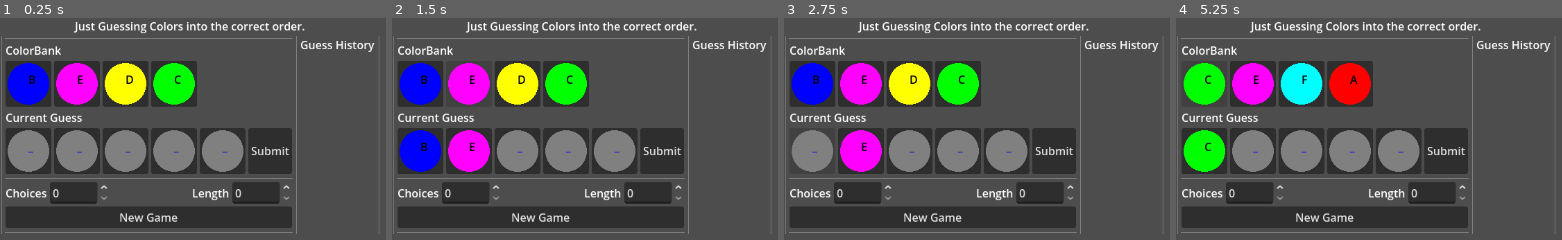
Above: before the commit, frames 1-4 (left to right).
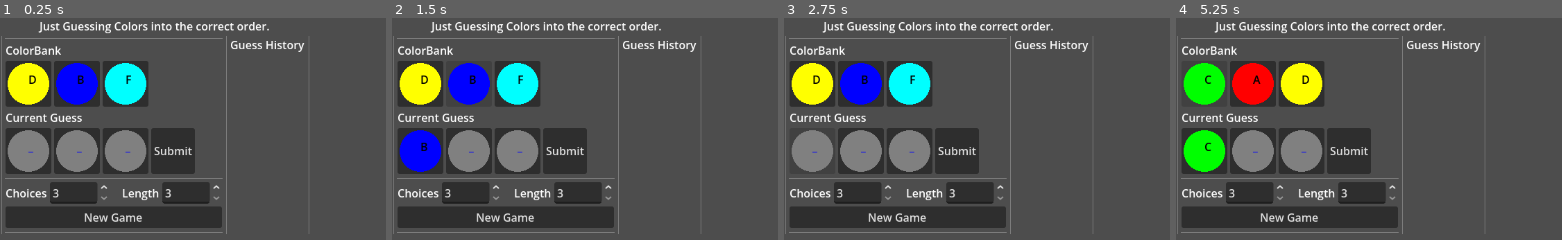
Above: after the commit, the same moments.

Repository: nightbat13131/pokemon_type_master
Game: Godot game, scene res://modes/standard_mode.tscn
The game is run twice, just before and just after one commit, with the same random seed, the same clock (stepped at 60 frames per second) and the same inputs. Before the commit the project starts from res://standard_mode.tscn.
Inputs (mouse positions are in pixels of both pictures, inside the frame that each line leads up to):
- Up to frame 1 (0.25 s): no input
- Up to frame 2 (1.5 s): click "A" at 0.5 s; click (469, 84) at 1.25 s, where only the run before the commit has a clickable "_"
- Up to frame 3 (2.75 s): click "A" at 2 s
- Up to frame 4 (5.25 s): click "A" at 2.75 s; click "New Game" at 3.5 s; click "New Game" at 4.25 s; click (1203, 84) at 5.02 s

The runs differ from the first frame. In frame 1, 22% of the frame differs, in the area x 1-98%, y 1-98%; in frame 2, 23%; in frame 3, 23%; in frame 4, 20%.

Commit message:
rock paper scisors working

Diff:
--- a/choices/choice.gd
+++ b/choices/choice.gd
@@ -1,3 +1,4 @@
+@tool
 class_name Choice extends Resource
 
 @export var text: String
@@ -11,6 +12,8 @@
 func remote_draw(node: CanvasItem, center: Vector2) -> void:
 	_common_draw(node, center, background_color, text_color, text)
 
+#func get_type_result(_attacker: Choice) -> Guess.TypingMatch: return Guess.TypingMatch.NA
+
 static func _common_draw(node: CanvasItem, center: Vector2, bg_color: Color, tx_color: Color, string: String) -> void:
 	node.draw_circle(center, DRAW_RADIUS, bg_color)
 	if font == null:
--- /dev/null
+++ b/choices/choice_pairs.gd
@@ -0,0 +1,23 @@
+class_name TypePairs extends Resource
+
+@export var a_ : Choice
+@export var b_ : Choice
+@export var a_b_result : Guess.TypingMatch
+@export var b_a_result : Guess.TypingMatch
+
+var _both : Array[Choice] : get = get_both
+
+func get_results(attacker: Choice, defender: Choice) -> Guess.TypingMatch:
+	if a_ == attacker and b_ == defender:
+		return a_b_result
+	elif a_ == defender and b_ == attacker:
+		return b_a_result
+	return Guess.TypingMatch.INVALID
+
+func is_included(focus: Choice) -> bool: return _both.has(focus)
+
+func get_both() -> Array[Choice]:
+	if _both.is_empty():
+		_both.append(a_)
+		_both.append(b_)
+	return _both
--- /dev/null
+++ b/choices/r_p_s/p_s.tres
@@ -0,0 +1,13 @@
+[gd_resource type="Resource" script_class="TypePairs" format=3 uid="uid://b3tb4sdje5vh6"]
+
+[ext_resource type="Script" uid="uid://cwdb12m8bbdj" path="res://choices/choice_pairs.gd" id="1_bp3dk"]
+[ext_resource type="Resource" uid="uid://s34syr707lcn" path="res://choices/r_p_s/paper.tres" id="1_itt21"]
+[ext_resource type="Resource" uid="uid://b2nnyswfkkn1h" path="res://choices/r_p_s/scisors.tres" id="2_bl0li"]
+
+[resource]
+script = ExtResource("1_bp3dk")
+a_ = ExtResource("1_itt21")
+b_ = ExtResource("2_bl0li")
+a_b_result = 2
+b_a_result = 1
+metadata/_custom_type_script = "uid://cwdb12m8bbdj"
--- /dev/null
+++ b/choices/r_p_s/paper.tres
@@ -0,0 +1,10 @@
+[gd_resource type="Resource" script_class="Choice" format=3 uid="uid://s34syr707lcn"]
+
+[ext_resource type="Script" uid="uid://csorft80wcwdu" path="res://choices/choice.gd" id="1_ltwr5"]
+
+[resource]
+script = ExtResource("1_ltwr5")
+text = "[ ]"
+background_color = Color(0.93574435, 0.8617784, 0.7096136, 1)
+text_color = Color(0.21656296, 0.09934469, 0.37544912, 1)
+metadata/_custom_type_script = "uid://cwdb12m8bbdj"
--- /dev/null
+++ b/choices/r_p_s/r_p.tres
@@ -0,0 +1,13 @@
+[gd_resource type="Resource" script_class="TypePairs" format=3 uid="uid://bj1lk7h6vps6c"]
+
+[ext_resource type="Resource" uid="uid://buscd0ifjj4m5" path="res://choices/r_p_s/rock.tres" id="1_3vxhp"]
+[ext_resource type="Resource" uid="uid://s34syr707lcn" path="res://choices/r_p_s/paper.tres" id="2_joce7"]
+[ext_resource type="Script" uid="uid://cwdb12m8bbdj" path="res://choices/choice_pairs.gd" id="3_1npl3"]
+
+[resource]
+script = ExtResource("3_1npl3")
+a_ = ExtResource("1_3vxhp")
+b_ = ExtResource("2_joce7")
+a_b_result = 2
+b_a_result = 1
+metadata/_custom_type_script = "uid://cwdb12m8bbdj"
--- /dev/null
+++ b/choices/r_p_s/rock.tres
@@ -0,0 +1,10 @@
+[gd_resource type="Resource" script_class="Choice" format=3 uid="uid://buscd0ifjj4m5"]
+
+[ext_resource type="Script" uid="uid://csorft80wcwdu" path="res://choices/choice.gd" id="1_wxd7n"]
+
+[resource]
+script = ExtResource("1_wxd7n")
+text = "@"
+background_color = Color(0.2851994, 0.18629012, 0.03319205, 1)
+text_color = Color(0.66413754, 0.7914957, 0.7558213, 1)
+metadata/_custom_type_script = "uid://cwdb12m8bbdj"
--- /dev/null
+++ b/choices/r_p_s/s_r.tres
@@ -0,0 +1,13 @@
+[gd_resource type="Resource" script_class="TypePairs" format=3 uid="uid://cc1a3ghdjka1s"]
+
+[ext_resource type="Resource" uid="uid://b2nnyswfkkn1h" path="res://choices/r_p_s/scisors.tres" id="1_nwiwr"]
+[ext_resource type="Script" uid="uid://cwdb12m8bbdj" path="res://choices/choice_pairs.gd" id="1_p0c5d"]
+[ext_resource type="Resource" uid="uid://buscd0ifjj4m5" path="res://choices/r_p_s/rock.tres" id="2_83gxc"]
+
+[resource]
+script = ExtResource("1_p0c5d")
+a_ = ExtResource("1_nwiwr")
+b_ = ExtResource("2_83gxc")
+a_b_result = 2
+b_a_result = 1
+metadata/_custom_type_script = "uid://cwdb12m8bbdj"
--- /dev/null
+++ b/choices/r_p_s/scisors.tres
@@ -0,0 +1,9 @@
+[gd_resource type="Resource" script_class="Choice" format=3 uid="uid://b2nnyswfkkn1h"]
+
+[ext_resource type="Script" uid="uid://csorft80wcwdu" path="res://choices/choice.gd" id="1_t4uq1"]
+
+[resource]
+script = ExtResource("1_t4uq1")
+text = "8<"
+background_color = Color(0.30323282, 0.30323282, 0.30323282, 1)
+metadata/_custom_type_script = "uid://cwdb12m8bbdj"
--- /dev/null
+++ b/choices/r_p_s/void.tres
@@ -0,0 +1,9 @@
+[gd_resource type="Resource" script_class="Choice" format=3 uid="uid://c55dohvden31p"]
+
+[ext_resource type="Script" uid="uid://csorft80wcwdu" path="res://choices/choice.gd" id="1_2wntp"]
+
+[resource]
+script = ExtResource("1_2wntp")
+text = " x"
+background_color = Color(0.49428344, 0.2355524, 0.7425048, 1)
+metadata/_custom_type_script = "uid://csorft80wcwdu"
--- a/display_choice.gd
+++ b/display_choice.gd
@@ -12,6 +12,7 @@
 
 @export var _choice: Choice #: set = set_choice
 var _index := -1 : set = set_index
+var _result_type := Guess.TypingMatch.INVALID
 
 func _ready() -> void:
 	set_custom_minimum_size(SIZE)
@@ -39,6 +40,10 @@
 
 	queue_redraw()
 
+func set_result_type(result: Guess.TypingMatch ) -> void:
+	_result_type = result
+	queue_redraw()
+
 func drop_in_choice(resource: Choice) -> void:
 	if is_guess_choice():
 		set_choice(resource, _is_current_guess)
@@ -54,6 +59,7 @@
 
 func _draw() -> void:
 	remote_draw(self,  size * .5)
+	Guess.draw_match_type(self, _result_type)
 
 func remote_draw(node: CanvasItem, center: Vector2) -> void:
 	if _choice:
--- a/display_color_bank.gd
+++ b/display_color_bank.gd
@@ -11,21 +11,24 @@
 	var display: DisplayChoice
 	var choice: Choice
 	for index in range(max(get_child_count(), list.size())):
-		choice = list.get(index)
+		if index >= list.size():
+			choice = null
+		else:
+			choice = list.get(index)
 		if get_child_count() <= index:
 			add_child(DisplayChoice.new())
 		display = get_child(index)
-
+		display.set_choice(choice)
 		if choice:
-			display.set_choice(choice)
+			display.show()
 		else:
 			display.hide()
-		_update_choice(index, list[index])
+		#_update_choice(index, choice)
 
-func _update_choice(index: int, choice: Choice) -> void:
-	var current_choice : DisplayChoice = get_child(index)
-	assert(current_choice != null)
-	current_choice.set_choice(choice)
+#func _update_choice(index: int, choice: Choice) -> void:
+	#var current_choice : DisplayChoice = get_child(index)
+	#assert(current_choice != null)
+	#current_choice.set_choice(choice)
 
 func _on_child_entered_tree(node: Node) -> void:
 	if node is DisplayChoice:
--- a/guess.gd
+++ b/guess.gd
@@ -2,6 +2,9 @@
 
 const UNIT = DisplayChoice.SIZE.x *.5
 const RESULT_RADIUS = UNIT *.45
+
+static var _type_pairings : Array[TypePairs]
+static var _tester : PairingTester
 
 enum MatchType {
 	NO_MATCH = 0,
@@ -9,30 +12,44 @@
 	WRONG_POS = 2,
 }
 
-var _results : Array[MatchType]
+enum TypingMatch {
+	INVALID = -1,
+	NA = 0,
+	WIN = 1,
+	LOSS = 2
+}
+
+var _results_match : Array[MatchType]
+var _results_type : Array[TypingMatch]
 
 func check_answer(answer: Answer) -> void:
 	assert(answer.size() == self.size())
 	var _answer : Array[Choice] = answer.get_copy_choices()
 	var _guess : Array[Choice] = self.get_copy_choices()
+	var current_answer : Choice
+	var current_guess: Choice
 	for index in range(size()):
-		if _answer[index] == _guess[index]:
-			_results.append(MatchType.PERFECT)
+		current_answer = _answer[index]
+		current_guess = _guess[index]
+		_results_type.append(_tester.attack_result(current_guess, current_answer))
+		if current_answer == current_guess:
+			_results_match.append(MatchType.PERFECT)
 			_answer[index] = null
 			_guess[index] = null
 	for remaining_guess in _guess:
 		if remaining_guess != null:
 			if _answer.has(remaining_guess):
-				_results.append(MatchType.WRONG_POS)
+				_results_match.append(MatchType.WRONG_POS)
 				_answer.erase(remaining_guess)
 	for remaining_answer in _answer:
 		if remaining_answer != null:
-			_results.append(MatchType.NO_MATCH)
-	print(_results)
+			_results_match.append(MatchType.NO_MATCH)
+	#print(_results_match)
+	print(_results_type)
 
 func is_correct() -> bool:
-	assert(!_results.is_empty())
-	for result in _results:
+	assert(!_results_match.is_empty())
+	for result in _results_match:
 		if result != MatchType.PERFECT:
 			return false
 	return true
@@ -62,7 +79,7 @@
 			if index >= size():
 				break
 			center.x += DisplayChoice.SIZE.y * .5
-			match _results[index]:
+			match _results_match[index]:
 				MatchType.NO_MATCH:
 					_draw_no_match(node, center)
 				MatchType.PERFECT:
@@ -79,3 +96,53 @@
 
 func _draw_no_match(node: CanvasItem, center: Vector2) -> void:
 	node.draw_circle(center, RESULT_RADIUS * .1, Color.BLACK, true)
+
+static func set_type_pairings(list: Array[TypePairs]) -> void:
+	_type_pairings = list
+	_tester = PairingTester.new(list)
+
+static func draw_match_type(node: CanvasItem, type_match: TypingMatch ) -> void:
+	var text := ""
+	match type_match:
+		TypingMatch.NA, TypingMatch.INVALID:
+			return
+		TypingMatch.WIN:
+			text = "W"
+		TypingMatch.LOSS:
+			text = "L"
+		_:
+			"?"
+	var font : Font = node.get_theme_default_font()
+	node.draw_char(font, Vector2.DOWN * 15, text)
+
+func apply_display_index(node: DisplayChoice, index: int) -> void:
+	node.set_choice(get_choice(index))
+	node.set_result_type(_results_type.get(index))
+	node.set_index(index)
+
+class PairingTester:
+	var _type_pairings : Array[TypePairs]
+	var _type_pairs : Dictionary[Choice, Array]
+
+	func _init(pairings: Array[TypePairs]) -> void:
+		_type_pairings = pairings
+		_type_pairs = {}
+
+	func attack_result(attacker: Choice, defender: Choice) -> TypingMatch:
+		if _type_pairings.is_empty():
+			return Guess.TypingMatch.NA
+		if !_type_pairs.keys().has(attacker):
+			_populate_dictionary(attacker)
+		var temp_ : TypingMatch
+		for each_pair: TypePairs in _type_pairs[attacker]:
+			temp_ = each_pair.get_results(attacker, defender)
+			if ![TypingMatch.NA, TypingMatch.INVALID].has(temp_):
+				return temp_
+		return TypingMatch.NA
+
+	func _populate_dictionary(focus: Choice):
+		assert(!_type_pairs.keys().has(focus))
+		_type_pairs[focus] = []
+		for pairing in _type_pairings:
+			if pairing.is_included(focus):
+				_type_pairs[focus].append(pairing)
--- /dev/null
+++ b/modes/rps_mode.tscn
@@ -0,0 +1,31 @@
+[gd_scene format=3 uid="uid://okhi2yrlvprk"]
+
+[ext_resource type="PackedScene" uid="uid://dksbowieubfb4" path="res://modes/standard_mode.tscn" id="1_2q437"]
+[ext_resource type="Script" uid="uid://csorft80wcwdu" path="res://choices/choice.gd" id="2_b7o3g"]
+[ext_resource type="Resource" uid="uid://s34syr707lcn" path="res://choices/r_p_s/paper.tres" id="3_4yiwe"]
+[ext_resource type="Resource" uid="uid://buscd0ifjj4m5" path="res://choices/r_p_s/rock.tres" id="4_v7cd8"]
+[ext_resource type="Resource" uid="uid://b2nnyswfkkn1h" path="res://choices/r_p_s/scisors.tres" id="5_b7o3g"]
+[ext_resource type="Resource" uid="uid://c55dohvden31p" path="res://choices/r_p_s/void.tres" id="6_acgrr"]
+[ext_resource type="Script" uid="uid://cwdb12m8bbdj" path="res://choices/choice_pairs.gd" id="7_acgrr"]
+[ext_resource type="Resource" uid="uid://b3tb4sdje5vh6" path="res://choices/r_p_s/p_s.tres" id="8_3hm34"]
+[ext_resource type="Resource" uid="uid://bj1lk7h6vps6c" path="res://choices/r_p_s/r_p.tres" id="9_ty3yw"]
+[ext_resource type="Resource" uid="uid://cc1a3ghdjka1s" path="res://choices/r_p_s/s_r.tres" id="10_660fc"]
+
+[node name="RPSGame" unique_id=1501791113 instance=ExtResource("1_2q437")]
+all_choices = Array[ExtResource("2_b7o3g")]([ExtResource("3_4yiwe"), ExtResource("4_v7cd8"), ExtResource("5_b7o3g"), ExtResource("6_acgrr")])
+all_type_pairings = Array[ExtResource("7_acgrr")]([ExtResource("8_3hm34"), ExtResource("9_ty3yw"), ExtResource("10_660fc")])
+
+[node name="Label" parent="CanvasLayer/Control/VBoxContainer" parent_id_path=PackedInt32Array(5879408) index="0" unique_id=1816807997]
+text = "Rock - Paper - Scissors - Noid"
+
+[node name="Label" parent="CanvasLayer/Control/VBoxContainer/HBoxContainer/VBoxContainer/GameConfigHolder" parent_id_path=PackedInt32Array(1878683474) index="0" unique_id=1674793125]
+visible = false
+
+[node name="SpinBoxChoices" parent="CanvasLayer/Control/VBoxContainer/HBoxContainer/VBoxContainer/GameConfigHolder" parent_id_path=PackedInt32Array(1878683474) index="1" unique_id=1724085622]
+visible = false
+min_value = 4.0
+max_value = 4.0
+value = 4.0
+
+[node name="Control" parent="CanvasLayer/Control/VBoxContainer/HBoxContainer/VBoxContainer/GameConfigHolder" parent_id_path=PackedInt32Array(1878683474) index="2" unique_id=1095287257]
+visible = false
--- a/standard_mode.tscn
+++ b/modes/standard_mode.tscn
@@ -3,12 +3,12 @@
 [ext_resource type="Script" uid="uid://b6q7r7rw5ixug" path="res://standard_mode.gd" id="1_f3t8m"]
 [ext_resource type="Script" uid="uid://dtxdsmpyqyt0e" path="res://display_choice.gd" id="1_wkdu1"]
 [ext_resource type="Script" uid="uid://csorft80wcwdu" path="res://choices/choice.gd" id="2_bgpbx"]
-[ext_resource type="Resource" uid="uid://bpxca8gb3gxu7" path="res://choices/choice_a.tres" id="2_bpedg"]
-[ext_resource type="Resource" uid="uid://bsws860m1c0w5" path="res://choices/choice_b.tres" id="4_ylphj"]
-[ext_resource type="Resource" uid="uid://6al0ihlbivqh" path="res://choices/choice_c.tres" id="5_b0vwh"]
-[ext_resource type="Resource" uid="uid://drwphtqjy84hp" path="res://choices/choice_d.tres" id="6_ows0h"]
-[ext_resource type="Resource" uid="uid://b0s5kbhvup2el" path="res://choices/choice_e.tres" id="7_dyq4x"]
-[ext_resource type="Resource" uid="uid://hwtk1tvag4gy" path="res://choices/choice_f.tres" id="8_snfdw"]
+[ext_resource type="Resource" uid="uid://bpxca8gb3gxu7" path="res://choices/color/choice_a.tres" id="2_bpedg"]
+[ext_resource type="Resource" uid="uid://bsws860m1c0w5" path="res://choices/color/choice_b.tres" id="4_ylphj"]
+[ext_resource type="Resource" uid="uid://6al0ihlbivqh" path="res://choices/color/choice_c.tres" id="5_b0vwh"]
+[ext_resource type="Resource" uid="uid://drwphtqjy84hp" path="res://choices/color/choice_d.tres" id="6_ows0h"]
+[ext_resource type="Resource" uid="uid://b0s5kbhvup2el" path="res://choices/color/choice_e.tres" id="7_dyq4x"]
+[ext_resource type="Resource" uid="uid://hwtk1tvag4gy" path="res://choices/color/choice_f.tres" id="8_snfdw"]
 [ext_resource type="Script" uid="uid://v0nue108imw8" path="res://display_color_bank.gd" id="9_ylphj"]
 [ext_resource type="Script" uid="uid://4xn0uyebpn57" path="res://display_current_guess.gd" id="11_b0vwh"]
 [ext_resource type="Script" uid="uid://cdgtrpefs1c4y" path="res://guess_history.gd" id="11_dyq4x"]
@@ -21,9 +21,6 @@
 all_choices = Array[ExtResource("2_bgpbx")]([ExtResource("2_bpedg"), ExtResource("4_ylphj"), ExtResource("5_b0vwh"), ExtResource("6_ows0h"), ExtResource("7_dyq4x"), ExtResource("8_snfdw")])
 
 [node name="CanvasLayer" type="CanvasLayer" parent="." unique_id=1325693386]
-
-[node name="MouseHelper" type="Node2D" parent="CanvasLayer" unique_id=1479412093]
-script = ExtResource("14_snfdw")
 
 [node name="Control" type="Control" parent="CanvasLayer" unique_id=2072830351]
 layout_mode = 3
@@ -73,21 +70,6 @@
 layout_mode = 2
 script = ExtResource("9_ylphj")
 
-[node name="Control" type="Button" parent="CanvasLayer/Control/VBoxContainer/HBoxContainer/VBoxContainer/Color Bank Holder/DisplayColorBank" unique_id=523345929]
-custom_minimum_size = Vector2(66, 66)
-layout_mode = 2
-text = "A"
-script = ExtResource("1_wkdu1")
-event_debug = null
-_choice = ExtResource("2_bpedg")
-
-[node name="Control2" type="Button" parent="CanvasLayer/Control/VBoxContainer/HBoxContainer/VBoxContainer/Color Bank Holder/DisplayColorBank" unique_id=934226055]
-custom_minimum_size = Vector2(66, 66)
-layout_mode = 2
-text = "_"
-script = ExtResource("1_wkdu1")
-event_debug = null
-
 [node name="Current Guess Holder" type="VBoxContainer" parent="CanvasLayer/Control/VBoxContainer/HBoxContainer/VBoxContainer" unique_id=2032638647]
 unique_name_in_owner = true
 layout_mode = 2
@@ -120,7 +102,6 @@
 layout_mode = 2
 text = "A"
 script = ExtResource("1_wkdu1")
-event_debug = null
 _choice = ExtResource("2_bpedg")
 
 [node name="SubmitButton" type="Button" parent="CanvasLayer/Control/VBoxContainer/HBoxContainer/VBoxContainer/Current Guess Holder/HBoxContainer" unique_id=1319350516]
@@ -134,24 +115,32 @@
 [node name="GameConfigHolder" type="HBoxContainer" parent="CanvasLayer/Control/VBoxContainer/HBoxContainer/VBoxContainer" unique_id=1878683474]
 unique_name_in_owner = true
 layout_mode = 2
+alignment = 1
 
 [node name="Label" type="Label" parent="CanvasLayer/Control/VBoxContainer/HBoxContainer/VBoxContainer/GameConfigHolder" unique_id=1674793125]
 layout_mode = 2
 text = "Choices"
 
-[node name="SpinBox" type="SpinBox" parent="CanvasLayer/Control/VBoxContainer/HBoxContainer/VBoxContainer/GameConfigHolder" unique_id=1724085622]
+[node name="SpinBoxChoices" type="SpinBox" parent="CanvasLayer/Control/VBoxContainer/HBoxContainer/VBoxContainer/GameConfigHolder" unique_id=1724085622]
+unique_name_in_owner = true
 layout_mode = 2
+min_value = 3.0
+max_value = 10.0
+value = 3.0
 
 [node name="Control" type="Control" parent="CanvasLayer/Control/VBoxContainer/HBoxContainer/VBoxContainer/GameConfigHolder" unique_id=1095287257]
+custom_minimum_size = Vector2(10, 0)
 layout_mode = 2
-size_flags_horizontal = 3
 
 [node name="Label2" type="Label" parent="CanvasLayer/Control/VBoxContainer/HBoxContainer/VBoxContainer/GameConfigHolder" unique_id=425258760]
 layout_mode = 2
 text = "Length"
 
-[node name="SpinBox2" type="SpinBox" parent="CanvasLayer/Control/VBoxContainer/HBoxContainer/VBoxContainer/GameConfigHolder" unique_id=1833999791]
+[node name="SpinBoxLength" type="SpinBox" parent="CanvasLayer/Control/VBoxContainer/HBoxContainer/VBoxContainer/GameConfigHolder" unique_id=1833999791]
+unique_name_in_owner = true
 layout_mode = 2
+min_value = 3.0
+value = 3.0
 
 [node name="ButtonNewGame" type="Button" parent="CanvasLayer/Control/VBoxContainer/HBoxContainer/VBoxContainer" unique_id=698149736]
 unique_name_in_owner = true
@@ -195,3 +184,6 @@
 
 [node name="VSeparator" type="VSeparator" parent="CanvasLayer/Control/VBoxContainer/HBoxContainer" unique_id=698728079]
 layout_mode = 2
+
+[node name="MouseHelper" type="Node2D" parent="CanvasLayer" unique_id=1479412093]
+script = ExtResource("14_snfdw")
--- a/show_guess.gd
+++ b/show_guess.gd
@@ -13,17 +13,13 @@
 
 func _setup_guess() -> void:
 	var display_choice : DisplayChoice
-	var count := 0
-	for choice in _guess.get_choices():
+	for index in range(_guess.size()):
 		display_choice = DisplayChoice.new()
-		display_choice.set_choice(choice)
-		display_choice.set_index(count)
-		count += 1
+		_guess.apply_display_index(display_choice, index)
 		add_child(display_choice)
 	var show_results = DisplayResults.new()
 	add_child(show_results)
 	show_results.set_results(_guess)
-
 
 func _on_child_entered_tree(node: Node) -> void:
 	if node is DisplayChoice:
--- a/standard_answer.gd
+++ b/standard_answer.gd
@@ -10,3 +10,8 @@
 func get_copy_choices() -> Array[Choice] : return _choices.duplicate()
 
 func get_choices() -> Array[Choice] : return _choices
+
+func get_choice(index: int) -> Choice:
+	if index >= size():
+		return null
+	return _choices[index]
--- a/standard_mode.gd
+++ b/standard_mode.gd
@@ -1,6 +1,7 @@
 class_name StandardGame extends Node2D
 
 @export var all_choices: Array[Choice]
+@export var all_type_pairings : Array[TypePairs]
 @onready var display_color_bank: DisplayColorBank = %DisplayColorBank
 @onready var display_current_guess: DispalyCurrentGuess = %DisplayCurrentGuess
 @onready var guess_history: GuessHistory = %"Guess History"
@@ -8,30 +9,51 @@
 @onready var button_new_game: Button = %ButtonNewGame
 @onready var color_bank_holder: VBoxContainer = %"Color Bank Holder"
 @onready var current_guess_holder: VBoxContainer = %"Current Guess Holder"
+@onready var spin_box_choices: SpinBox = %SpinBoxChoices
+@onready var spin_box_length: SpinBox = %SpinBoxLength
 
 var _answer: Answer
 
 var this_round_choices: Array[Choice]
+var this_round_pairings: Array[TypePairs]
 
 func _ready() -> void:
-	game_start()
 	display_current_guess.submit_guess.connect(_on_guess_submited)
 	button_new_game.pressed.connect(_on_newgame_request)
+	spin_box_choices.set_max(all_choices.size())
+	_on_newgame_request()
 
 func game_start(number_of_choices := 4, password_width := 5) -> void:
-	this_round_choices = all_choices.duplicate()
-	this_round_choices.shuffle()
+	_generate_choices(number_of_choices)
 	display_current_guess.set_guess_length(password_width)
-	while this_round_choices.size() > number_of_choices:
-		this_round_choices.pop_back()
-	generate_answer(this_round_choices, password_width)
+	_generate_pairs()
+	_generate_answer(this_round_choices, password_width)
 	display_color_bank.set_bank_list(this_round_choices)
 	guess_history.game_start()
 	color_bank_holder.show()
 	current_guess_holder.show()
 	submit_button.disabled = false
 
-func generate_answer(choices : Array[Choice], width: int) -> void:
+func _generate_choices(count: int) -> void:
+	this_round_choices = all_choices.duplicate()
+	this_round_choices.shuffle()
+	while this_round_choices.size() > count:
+		this_round_choices.pop_back()
+
+func _generate_pairs() -> void:
+	#var holder := all_type_pairings.duplicate()
+	this_round_pairings = []
+	var count := 0
+	for pair: TypePairs in all_type_pairings:
+		for choice: Choice in this_round_choices:
+			count += 1
+			if pair.is_included(choice):
+				this_round_pairings.append(pair)
+				break
+	Guess.set_type_pairings(this_round_pairings)
+
+func _generate_answer(choices : Array[Choice], width: int) -> void:
+	assert(!choices.is_empty())
 	_answer = Answer.new()
 	for i in range(width):
 		_answer.add_choice(choices.pick_random())
@@ -47,5 +69,4 @@
 	current_guess_holder.hide()
 	submit_button.disabled = true
 
-func _on_newgame_request() -> void:
-	game_start()
+func _on_newgame_request() -> void: game_start(int(spin_box_choices.value), int(spin_box_length.value))
Not shown, added: choices/choice_pairs.gd.uid
Renamed: choices/choice_a.tres -> choices/color/choice_a.tres
Renamed: choices/choice_b.tres -> choices/color/choice_b.tres
Renamed: choices/choice_c.tres -> choices/color/choice_c.tres
Renamed: choices/choice_d.tres -> choices/color/choice_d.tres
Renamed: choices/choice_e.tres -> choices/color/choice_e.tres
Renamed: choices/choice_f.tres -> choices/color/choice_f.tres
